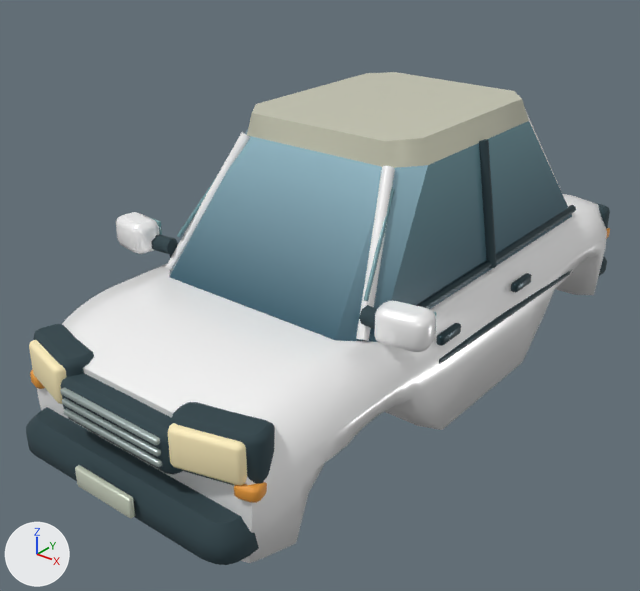
The glTF model assets/models/vehicles/loop.glb: old version first, new version second.
Before and after are seen from a 50 mm lens placed at (2.11, -2.99, 2.25), pointed at (-0.07, -0.26, 0.56). The lights are fixed; the arrows at lower left show +X, +Y and +Z. The picture after the commit comes second. Vertices at exactly the same position are counted once.

Objects in the first picture: 'Chassis', 'Headlamps' and 2 more.
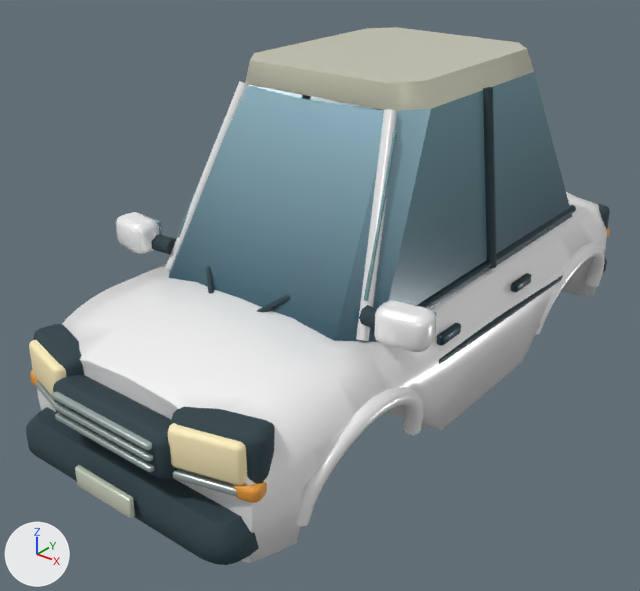
What changed in the scene script:
```text
Change me_chassis:
    used by ob_chassis; location = (0.0, 0.0, 0.0)
    remove me_chassis.from_pydata(...)  # 2028 vertices, 3906 faces; spans x -0.78..0.78, y -1.54..1.52, z 0.18..1.35
    add me_chassis.from_pydata(...)  # 2709 vertices, 5226 faces; spans x -0.78..0.78, y -1.54..1.52, z 0.18..1.56
    me_chassis part 1: the loose piece of 12 vertices spanning x -0.48..-0.38, y -0.7..-0.41, z 0.86..1.2 is copied, and the copy is multiplied about its middle by the matrix ((0.213, -0.18, -0.21), (0.218, 0.273, -0.013), (0.171, -0.123, 0.278)), then moved by (0.28, -0.28, -0.23), in mat_rubber; it spans x -0.21..-0.1, y -0.88..-0.77, z 0.76..0.85
    me_chassis part 2: the loose piece of 12 vertices spanning x 0.38..0.48, y -0.7..-0.41, z 0.86..1.2 is copied, and the copy is multiplied about its middle by the matrix ((0.213, 0.18, 0.21), (-0.218, 0.273, -0.013), (-0.171, -0.123, 0.278)), then moved by (-0.28, -0.28, -0.23), in mat_rubber; it spans x 0.1..0.21, y -0.88..-0.77, z 0.76..0.85
    me_chassis part 3: the loose piece of 72 vertices spanning x -0.25..0.25, y -1.49..-1.47, z 0.51..0.53 is moved by (0.0, -0.03, 0.0)
    me_chassis part 4: the loose piece of 72 vertices spanning x -0.25..0.25, y -1.49..-1.47, z 0.55..0.57 is moved by (0.0, -0.03, 0.0)
    me_chassis part 5: the loose piece of 72 vertices spanning x -0.25..0.25, y -1.49..-1.47, z 0.59..0.61 is moved by (0.0, -0.03, 0.0)
    me_chassis part 6: the loose piece of 72 vertices spanning x -0.3..0.3, y -1.48..-1.34, z 0.46..0.63 is multiplied about its middle by the matrix ((0.407, 0.07, 0.0), (-0.108, 0.264, 0.0), (0.0, 0.0, 0.146)), then moved by (-0.4, -0.02, -0.06), in mat_metal
    me_chassis part 7: the loose piece of 72 vertices spanning x 0.23..0.57, y -1.44..-1.25, z 0.48..0.69 is copied, and the copy is multiplied about its middle by the matrix ((0.744, 0.129, 0.0), (0.129, 0.295, 0.0), (0.0, 0.0, 0.112)), then moved by (0.0, -0.08, -0.09), in mat_metal; it spans x 0.29..0.52, y -1.47..-1.39, z 0.48..0.5
    me_chassis part 8: a new loose piece of 104 vertices spanning x 0.55..0.68, y 0.48..1.23, z 0.28..0.62, in mat_coachpaint
    me_chassis part 9: a new loose piece of 104 vertices spanning x 0.55..0.68, y -1.23..-0.48, z 0.28..0.62, in mat_coachpaint
    me_chassis part 10: 66 vertices moved from x -0.52..0.52, y -0.42..0.94, z 0.74..1.35 to x -0.52..0.52, y -0.42..0.94, z 0.74..1.56; 12 vertices removed from x -0.52..0.52, y -0.39..0.95, z 0.72..1.27; 181 vertices added at x -0.52..0.52, y -1.51..1.39, z 0.46..1.48
    me_chassis part 11: 1142 kept faces spanning x -0.77..0.77, y -1.54..1.52, z 0.18..1.56 get new vertex colours
    other edits to the shape of me_chassis do not show in these pictures
```

Pixel boxes [x1, y1, x2, y2] of what changed, in the pictures (640 x 591 px; the box of a moved part takes in the faces that stretch with it):
'Chassis', reshaped (9% taller)
    before: [26, 72, 610, 565]
    after: [26, 27, 610, 565]
part 1 of me_chassis, added
    after: [206, 266, 214, 294]
part 2 of me_chassis, added
    after: [257, 295, 290, 312]
part 3 of me_chassis, moved or reshaped
    before: [63, 408, 162, 467]
    after: [55, 412, 155, 472]
part 4 of me_chassis, moved or reshaped
    before: [62, 398, 161, 456]
    after: [54, 402, 153, 461]
part 5 of me_chassis, moved or reshaped
    before: [60, 388, 160, 445]
    after: [52, 391, 152, 450]
part 6 of me_chassis, moved or reshaped
    before: [61, 373, 182, 475]
    after: [36, 382, 55, 407]
part 7 of me_chassis, added
    after: [173, 468, 237, 496]
part 8 of me_chassis, added
    after: [535, 243, 605, 335]
part 9 of me_chassis, added
    after: [297, 387, 423, 527]
part 10 of me_chassis, built on
    before: [166, 72, 572, 342]
    after: [53, 27, 575, 509]
part 11 of me_chassis, edited (looks the same)
    both: [62, 202, 603, 542]
